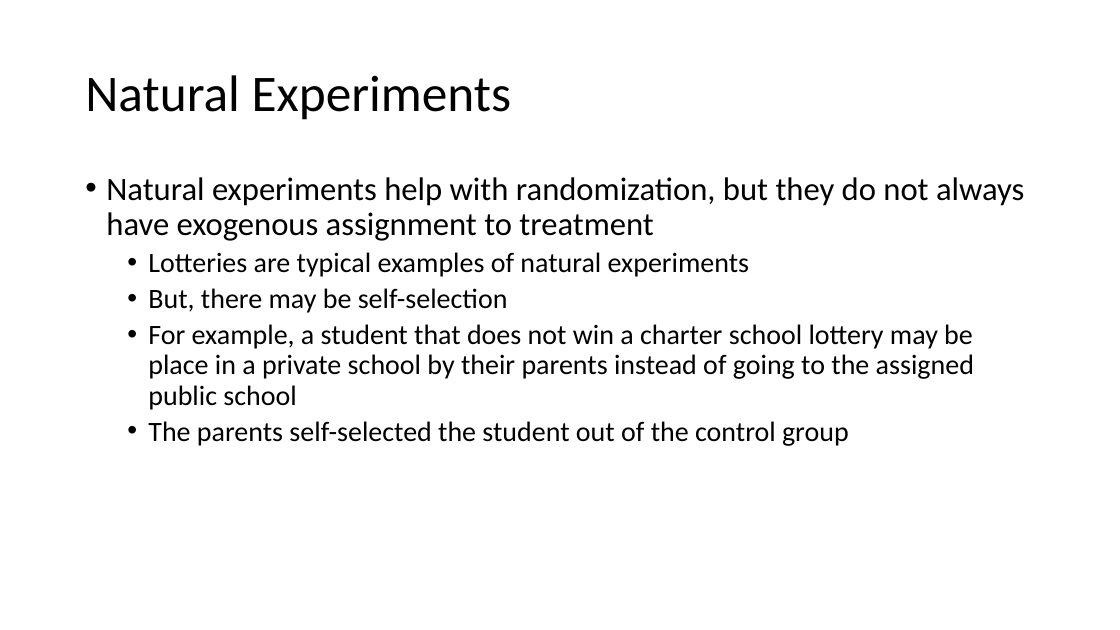
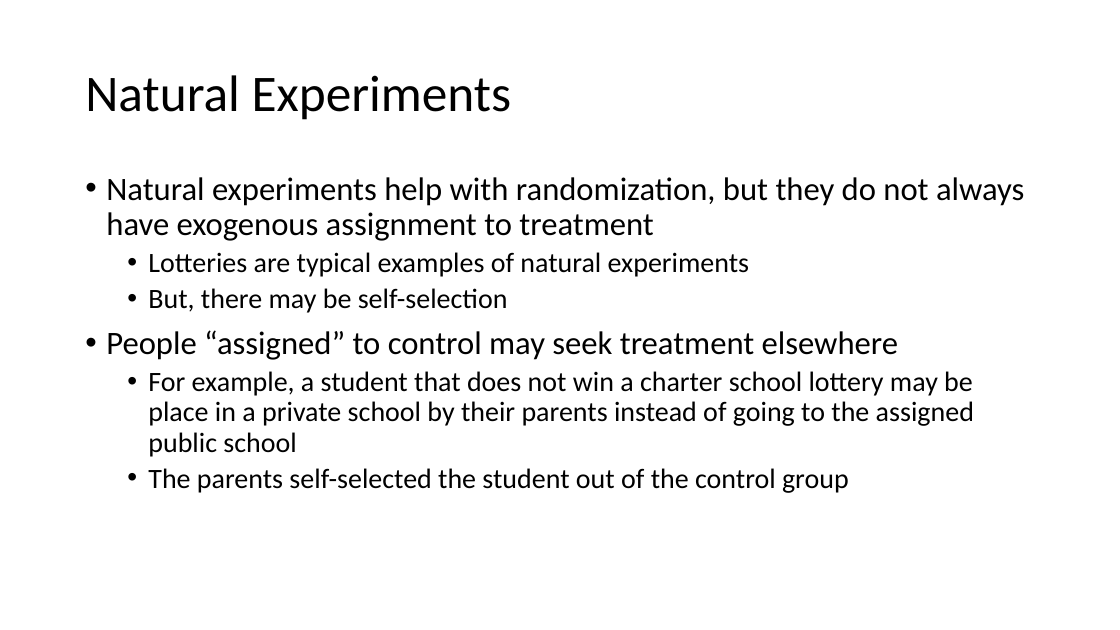
Before and after one commit to rowesamuel/Econ645, a slide deck: slide 25 of Slides/Week_5_Natural_Exp_DD.pptx (slide 9 before the commit). Drawn at 1120x630 pixels with LibreOffice and Linux fonts; fonts in the diff are those of the drawing. Boxes give left, top, right and bottom in pixels: in the first picture for what was removed or moved away, otherwise in the second. Text is boxed around its words. In the diff, an @@ line names an element or a change of style, - is before the commit and + after.

```diff
--- a/Slides/Week_5_Natural_Exp_DD.pptx
+++ b/Slides/Week_5_Natural_Exp_DD.pptx
@@ text at [106,330,898,360]: paragraph added @@
+• People “assigned” to control may seek treatment elsewhere
```
Also in this commit, not shown: 10 other slides changed, 16 slides added, 11 other files.
